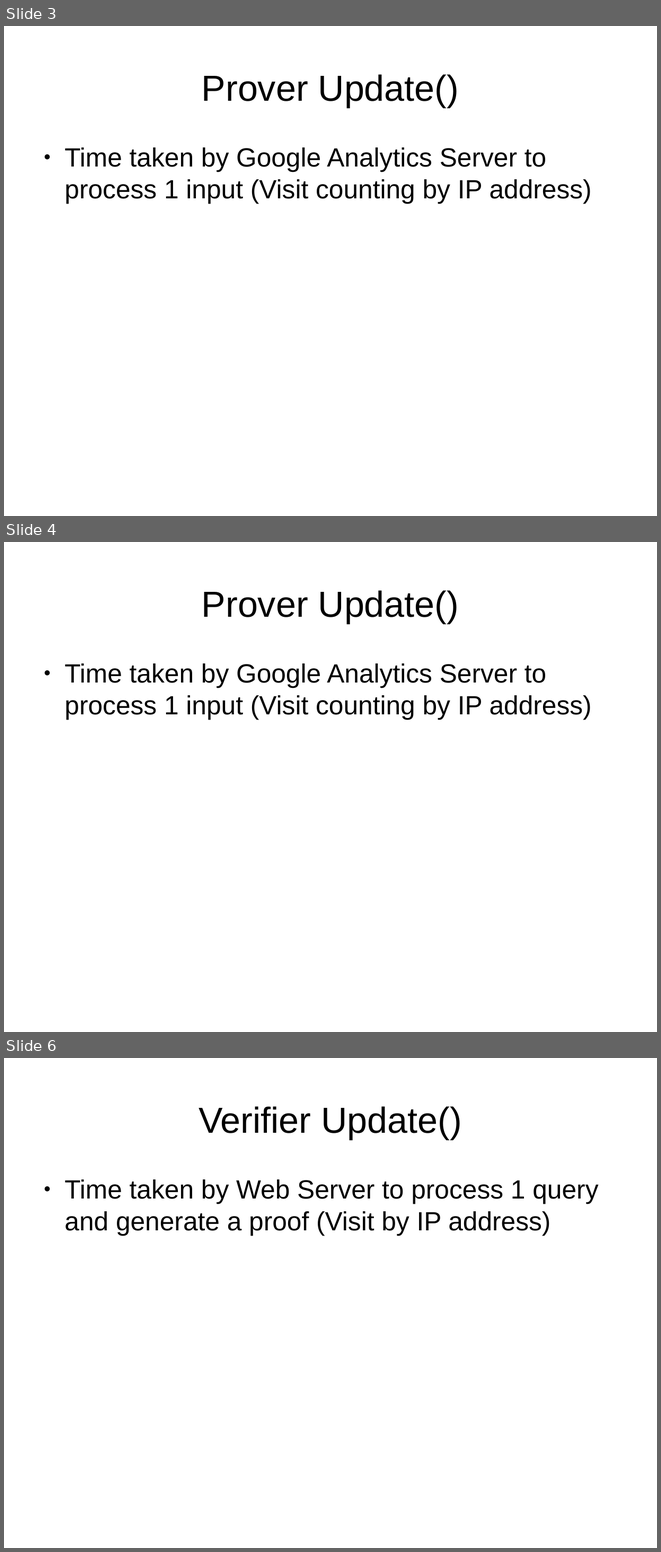
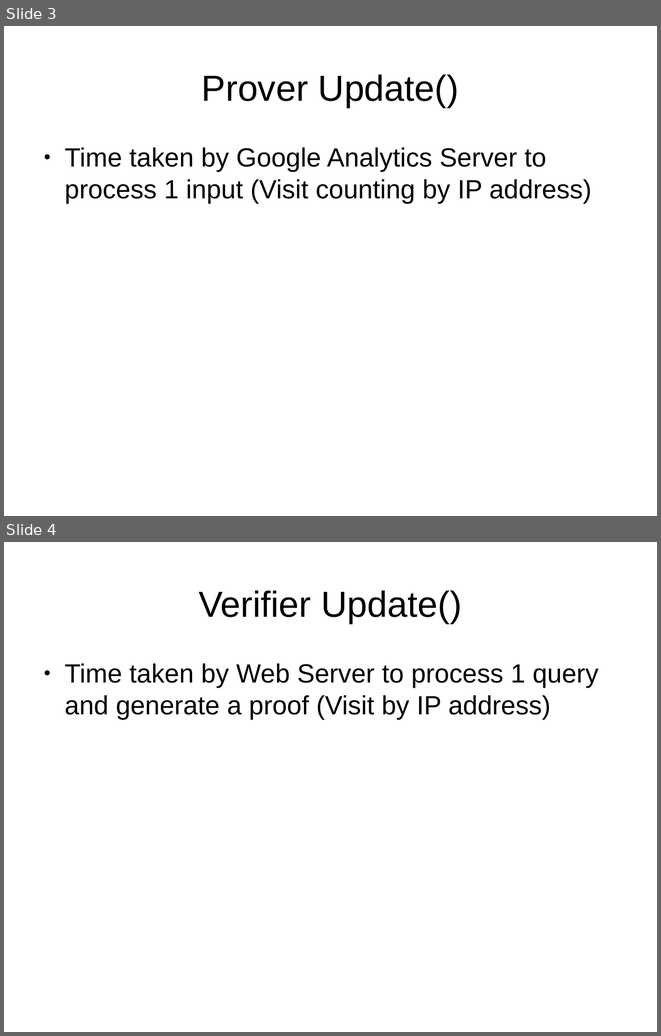
Before and after one commit to yspark/GoogleAnalytics, a slide deck: docs/benchmark/benchmark.odp. Shown one above the other, each under a label of ours: slides 3, 4 and 6 before the commit, slides 3 and 4 after it; the slides between them are not shown. The pictures are 661x1552 and 661x1036 pixels, drawn with LibreOffice and Linux fonts; fonts in the diff are those of the drawing. Boxes give left, top, right and bottom in pixels: in the first picture for what was removed or moved away, otherwise in the second. Text is boxed around its words. In the diff, an @@ line names an element or a change of style, - is before the commit and + after.

```diff
--- a/docs/benchmark/benchmark.odp
+++ b/docs/benchmark/benchmark.odp
@@ slide 4 removed at (x1=4, y1=542, x2=657, y2=1032), background #FFFFFF @@
@@ title removed at (x1=202, y1=590, x2=459, y2=623) @@
-Prover Update()
@@ text removed at (x1=64, y1=663, x2=592, y2=720) @@
-● Time taken by Google Analytics Server to process 1 input (Visit counting by IP address)
@@ what was slide 6 is now slide 4 @@
```
Also in this commit, not shown: 1 slide changed, 1 other slide removed, 3 other files.
